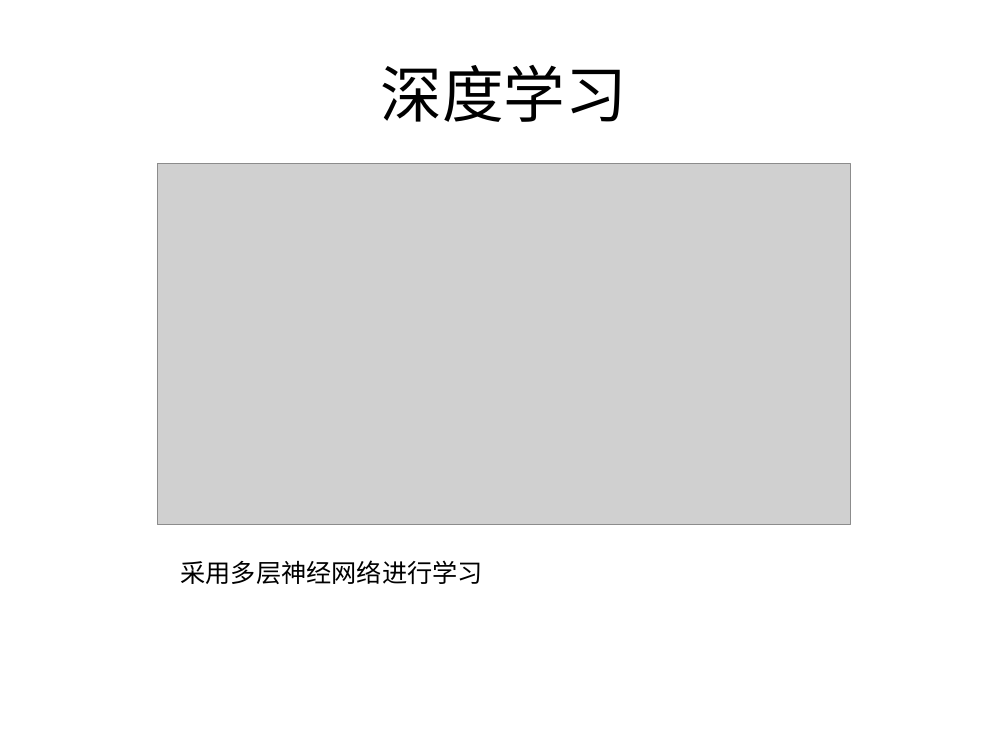
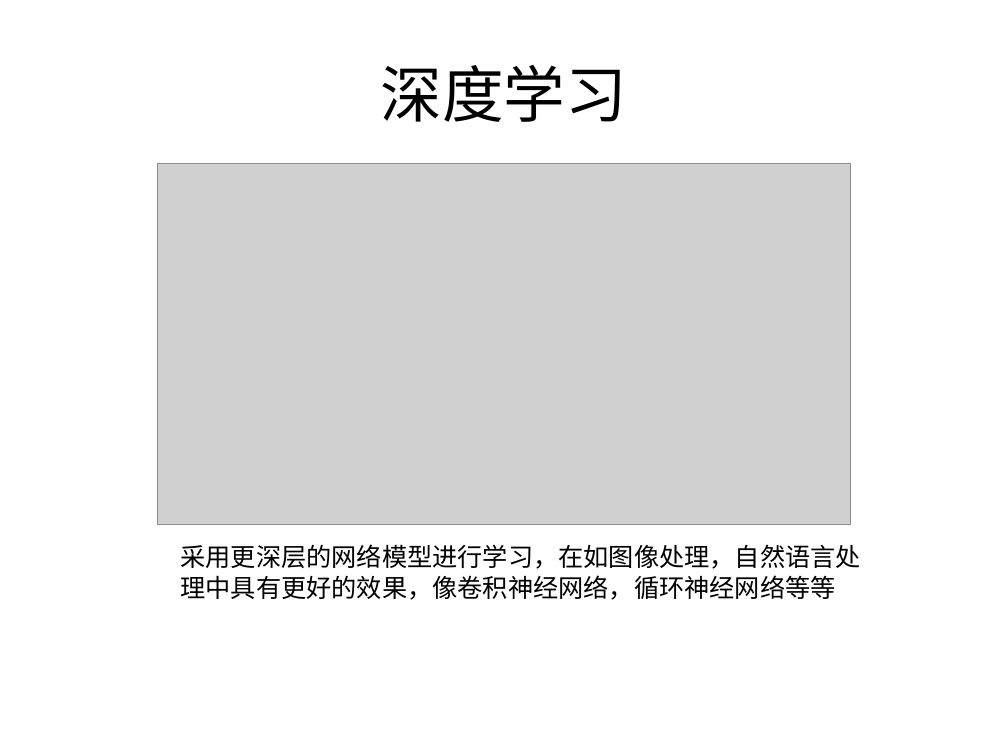
Before and after one commit to logcoding/DeepLearning, a slide deck: slide 17 of 机器学习&深度学习介绍.pptx (slide 8 before the commit). Drawn at 1008x756 pixels with LibreOffice and Linux fonts; fonts in the diff are those of the drawing; grey boxes stand for pictures. Boxes give left, top, right and bottom in pixels: in the first picture for what was removed or moved away, otherwise in the second. Text is boxed around its words. In the diff, an @@ line names an element or a change of style, - is before the commit and + after.

```diff
--- a/机器学习&深度学习介绍.pptx
+++ b/机器学习&深度学习介绍.pptx
@@ text at bbox=[180, 544, 860, 600]: text changed @@
-采用多层神经网络进行学习
+采用更深层的网络模型进行学习，在如图像处理，自然语言处理中具有更好的效果，像卷积神经网络，循环神经网络等等
```
Also in this commit, not shown: 3 other slides changed, 15 slides added, 3 slides removed, 7 other files.
